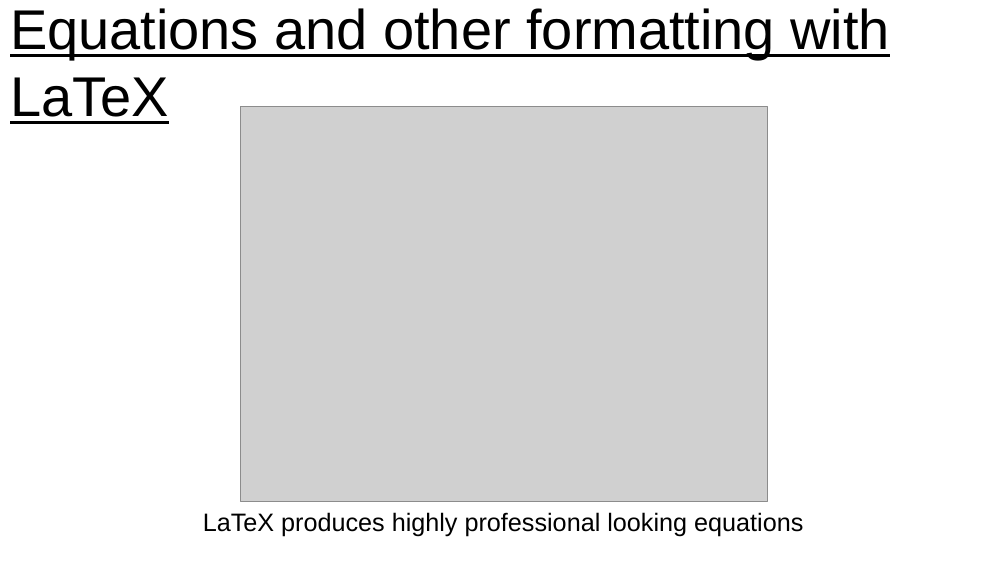
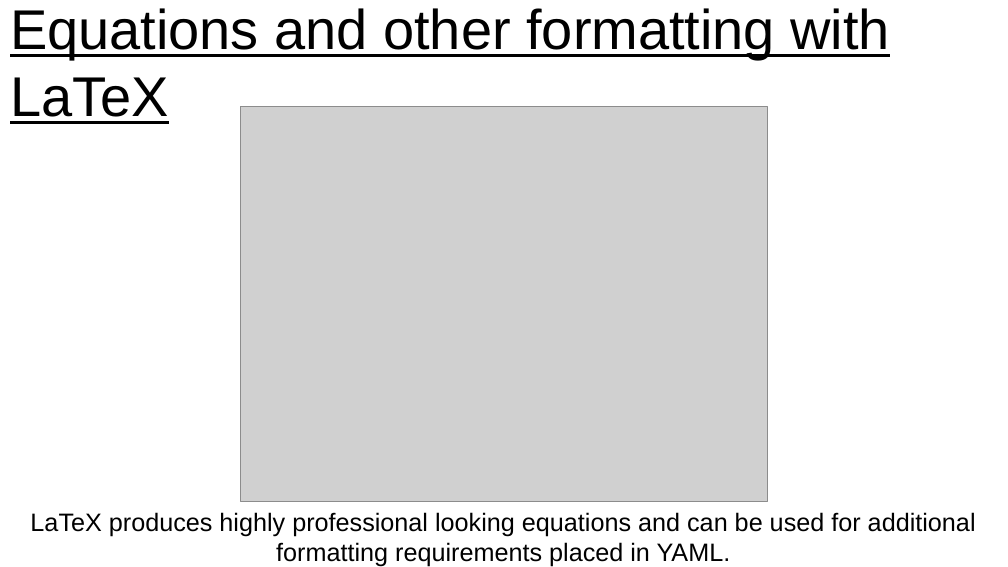
Before and after one commit to jennahamlin/GiGte, a slide deck: slide 8 of GiGte.pptx. Drawn at 1008x567 pixels with LibreOffice and Linux fonts; fonts in the diff are those of the drawing; grey boxes stand for pictures. Boxes give left, top, right and bottom in pixels: in the first picture for what was removed or moved away, otherwise in the second. Text is boxed around its words. In the diff, an @@ line names an element or a change of style, - is before the commit and + after.

```diff
--- a/GiGte.pptx
+++ b/GiGte.pptx
@@ text at [30,512,976,567]: text changed @@
-LaTeX produces highly professional looking equations
+LaTeX produces highly professional looking equations and can be used for additional formatting requirements placed in YAML.
```
Also in this commit, not shown: 10 other slides changed, 4 slides added, 1 other file.
